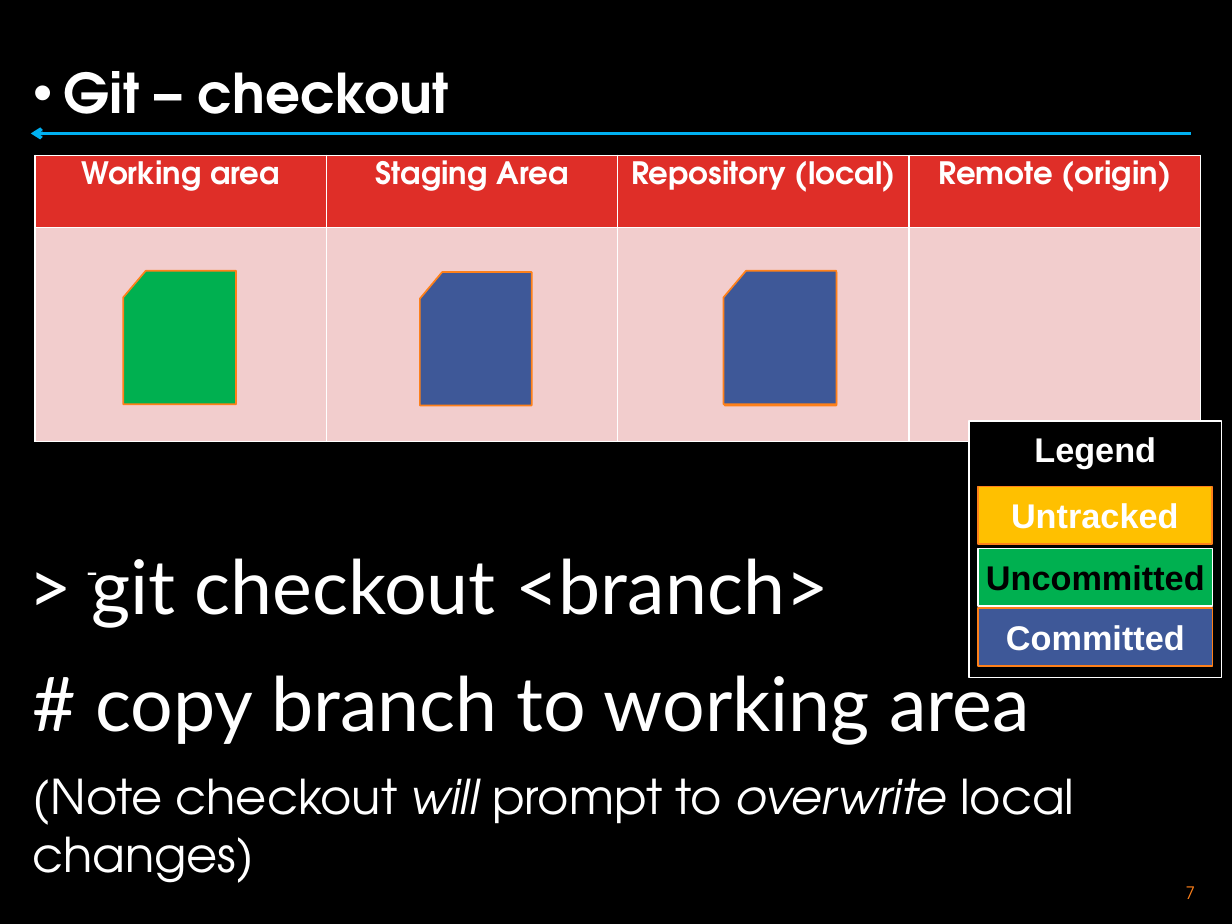
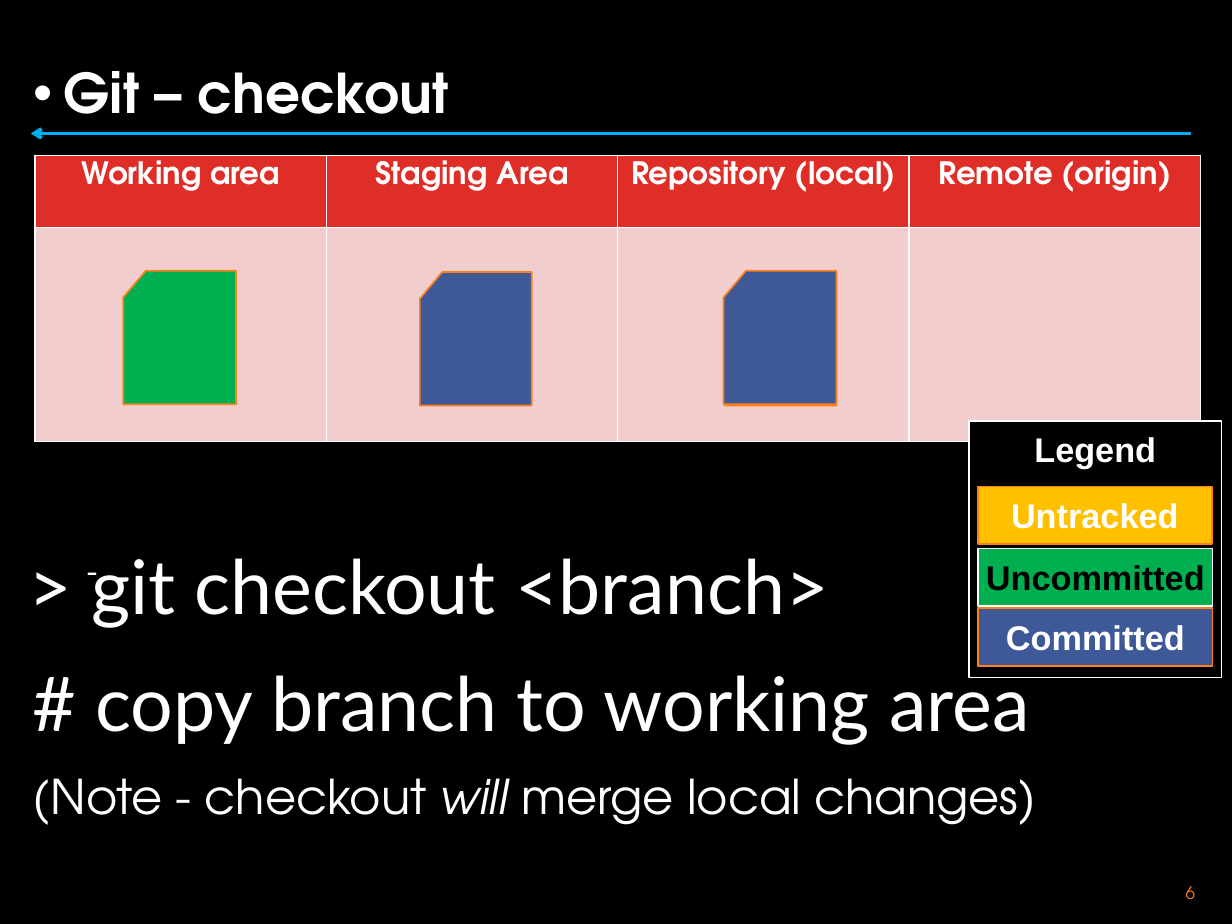
Before and after one commit to vgrazi/presentations, a slide deck: slide 7 of Anatomy of a Git Project-OracleCodeOne.pptx (slide 8 before the commit). Drawn at 1232x924 pixels with LibreOffice and Linux fonts; fonts in the diff are those of the drawing; background and template pictures are left out. Boxes give left, top, right and bottom in pixels: in the first picture for what was removed or moved away, otherwise in the second. Text is boxed around its words. In the diff, an @@ line names an element or a change of style, - is before the commit and + after.

```diff
--- a/Anatomy of a Git Project-OracleCodeOne.pptx
+++ b/Anatomy of a Git Project-OracleCodeOne.pptx
@@ text at (33,778,1036,825): text changed @@
-(Note checkout will prompt to overwrite local changes)
+(Note - checkout will merge local changes)
@@ page number at (1186,886,1195,899): text changed @@
-7
+6
```
Also in this commit, not shown: 4 other slides changed, 4 slides added, 1 slide removed.
